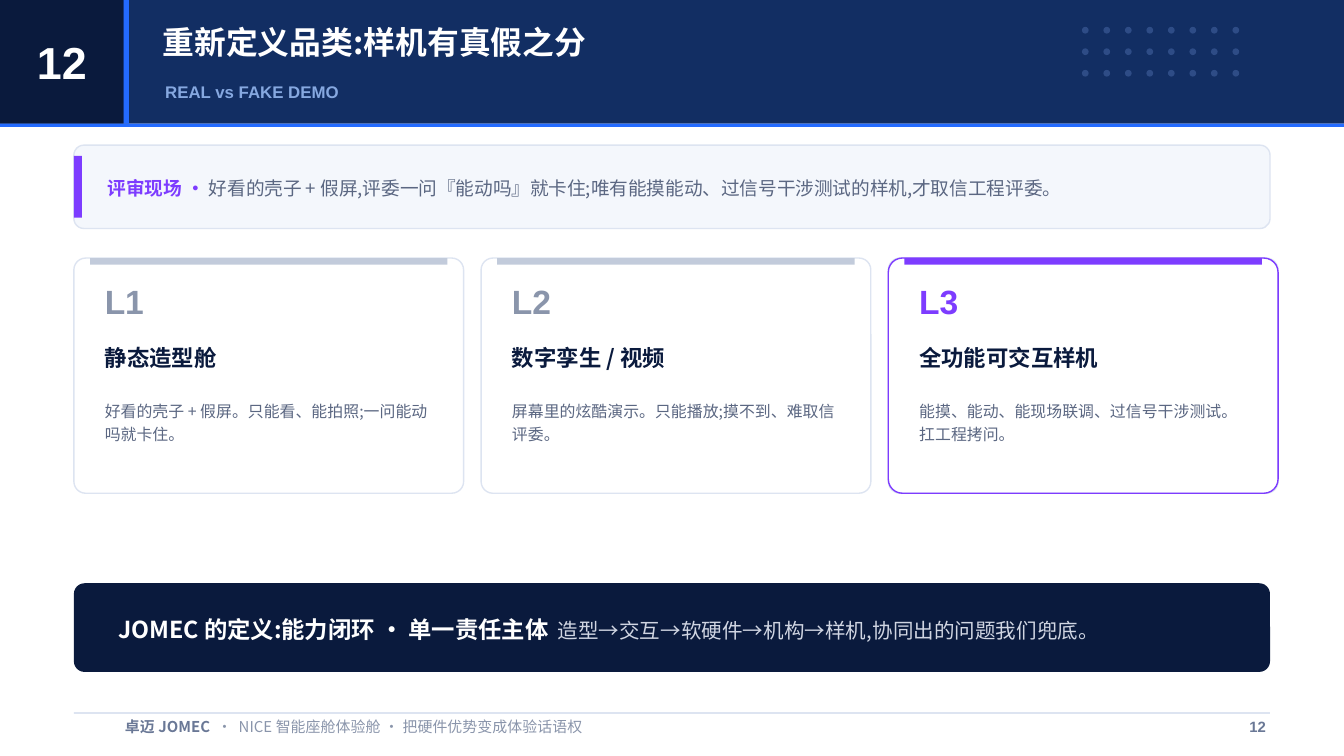
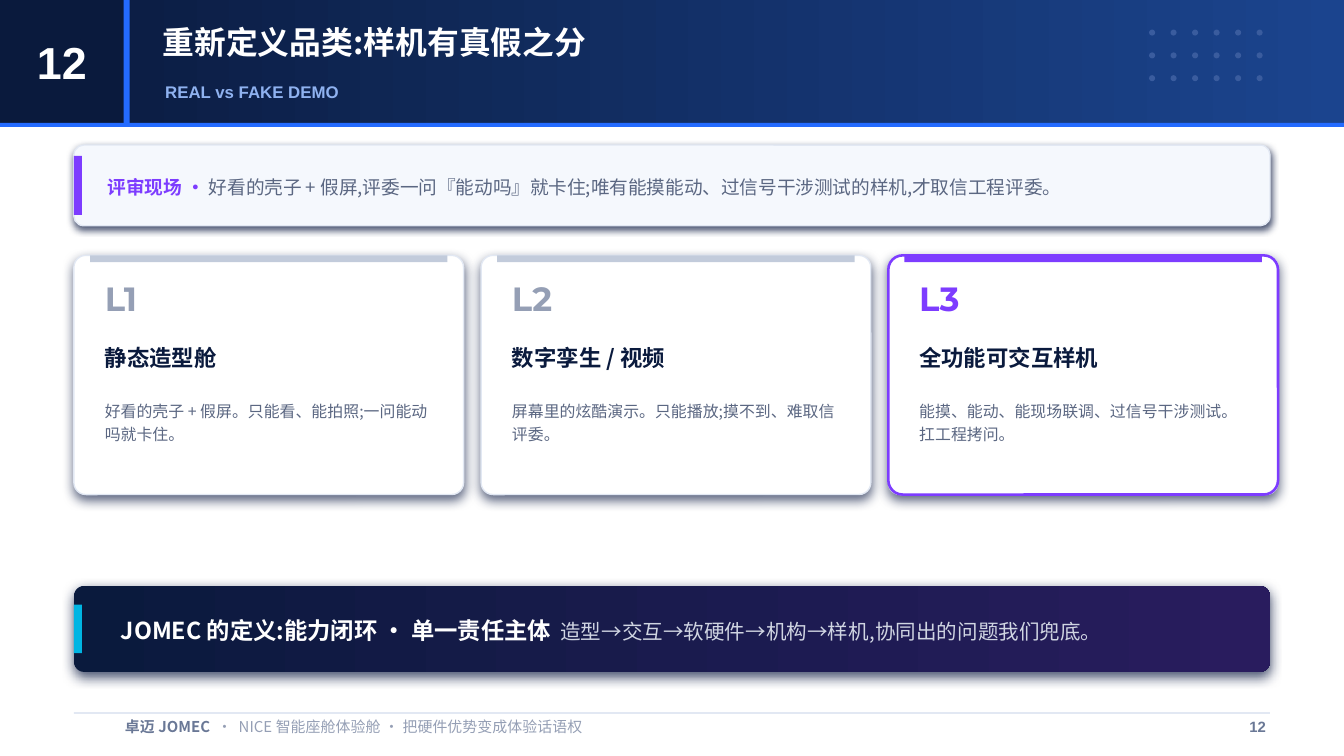
Before and after one commit to JOMECDESIGN/sales-proposal, a slide deck: slide 12 of NICE-智能座舱-售前方案-master-V2.pptx. Drawn at 1344x756 pixels with LibreOffice and Linux fonts; fonts in the diff are those of the drawing. Boxes give left, top, right and bottom in pixels: in the first picture for what was removed or moved away, otherwise in the second. Text is boxed around its words. In the diff, an @@ line names an element or a change of style, - is before the commit and + after.

```diff
--- a/NICE-智能座舱-售前方案-master-V2.pptx
+++ b/NICE-智能座舱-售前方案-master-V2.pptx
@@ rectangle at bbox=[0, 0, 1344, 124]: fill #122E63 to gradient #0A1A3D to #1B448E @@
@@ ellipse removed at bbox=[1082, 27, 1089, 34] @@
@@ ellipse removed at bbox=[1103, 27, 1110, 34] @@
@@ ellipse removed at bbox=[1082, 48, 1089, 55] @@
@@ ellipse removed at bbox=[1103, 48, 1110, 55] @@
@@ text "REAL vs FAKE DEMO" at bbox=[165, 86, 338, 98]: text colour #86A8E0 to #8FB2F0 @@
@@ ellipse removed at bbox=[1082, 70, 1089, 77] @@
@@ ellipse removed at bbox=[1103, 70, 1110, 77] @@
@@ 10 ellipses: place and size @@
-10 ellipses at bbox=[1146, 48, 1239, 77]
+10 ellipses at bbox=[1149, 52, 1241, 81]
@@ fill #2E4C86 to #3A5C9E in 18 elements at bbox=[1192, 30, 1198, 35], bbox=[1214, 30, 1219, 35], bbox=[1235, 30, 1241, 35], bbox=[1149, 30, 1154, 35], bbox=[1171, 30, 1176, 35], bbox=[1192, 52, 1198, 58], bbox=[1214, 52, 1219, 58], bbox=[1235, 52, 1241, 58], bbox=[1149, 52, 1154, 58], bbox=[1171, 52, 1176, 58], bbox=[1192, 75, 1198, 81], bbox=[1214, 75, 1219, 81], bbox=[1235, 75, 1241, 81], bbox=[1149, 75, 1154, 81], bbox=[1171, 75, 1176, 81], bbox=[1257, 30, 1262, 35], bbox=[1257, 52, 1262, 58], bbox=[1257, 75, 1262, 81] @@
@@ 3 ellipses: place and size @@
-3 ellipses at bbox=[1125, 27, 1132, 77]
+3 ellipses at bbox=[1257, 30, 1262, 81]
@@ rounded rectangle at bbox=[74, 145, 1270, 226]: fill #F4F7FC to #F5F8FD; outline #DDE4F1 0.75 pt to #E2E8F3 0.75 pt; shadow on @@
@@ text "评审现场 · 好看的壳子 + 假屏,评委一问『能动吗』就卡住;唯有能摸能动、过信号干涉测试的样机,才取信工程评委。" at bbox=[107, 178, 1061, 198]: line spacing 1.15 to 1.12 @@
@@ outline #DDE4F1 0.75 pt to #E2E8F3 0.75 pt; shadow on in 3 elements at bbox=[74, 255, 464, 495], bbox=[481, 255, 871, 495], bbox=[888, 255, 1278, 495] @@
@@ rounded rectangle at bbox=[888, 255, 1278, 495]: outline #7D3CFF 0.75 pt to #7D3CFF 1.4 pt @@
@@ text "L1" at bbox=[105, 287, 137, 311]: font Arial to Montserrat, text colour #8A95AB to #959FB5 @@
@@ text "L2" at bbox=[512, 287, 552, 311]: font Arial to Montserrat, text colour #8A95AB to #959FB5 @@
@@ text "L3" at bbox=[919, 287, 959, 312]: font Arial to Montserrat @@
@@ rounded rectangle at bbox=[74, 586, 1270, 672]: fill #0A1A3D to gradient #0A1A3D to #291C5E; shadow on @@
@@ rectangle added at bbox=[74, 605, 82, 653], fill #00B5E3 @@
```
Also in this commit, not shown: 28 other slides changed, 1 other file.
